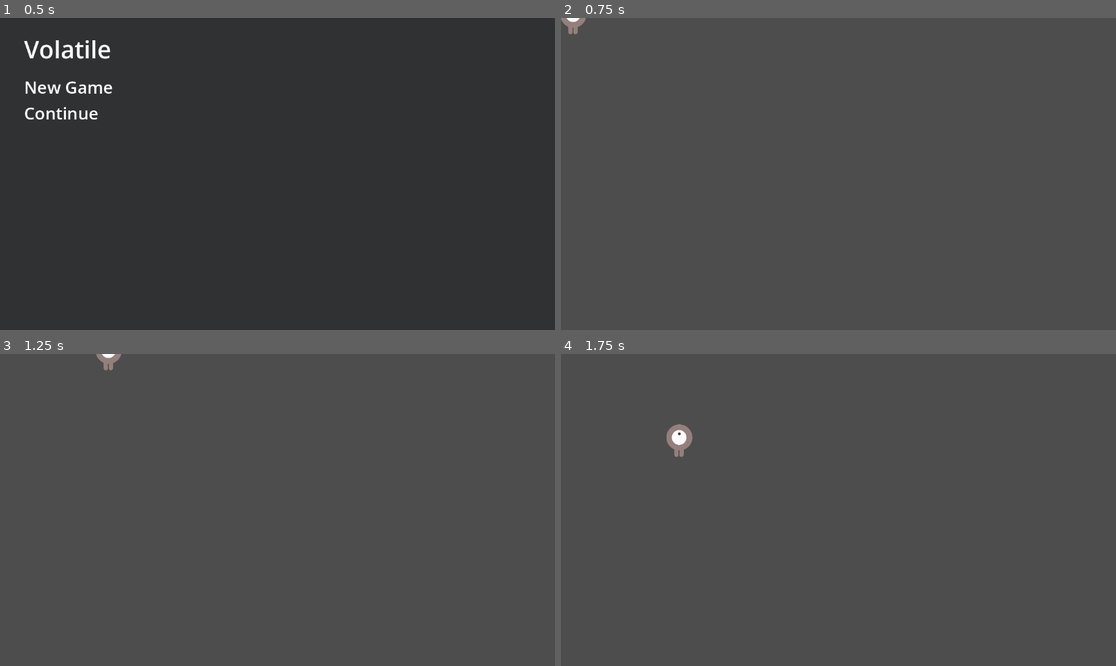
Above: before the commit, frames 1-4 (two rows, left to right).
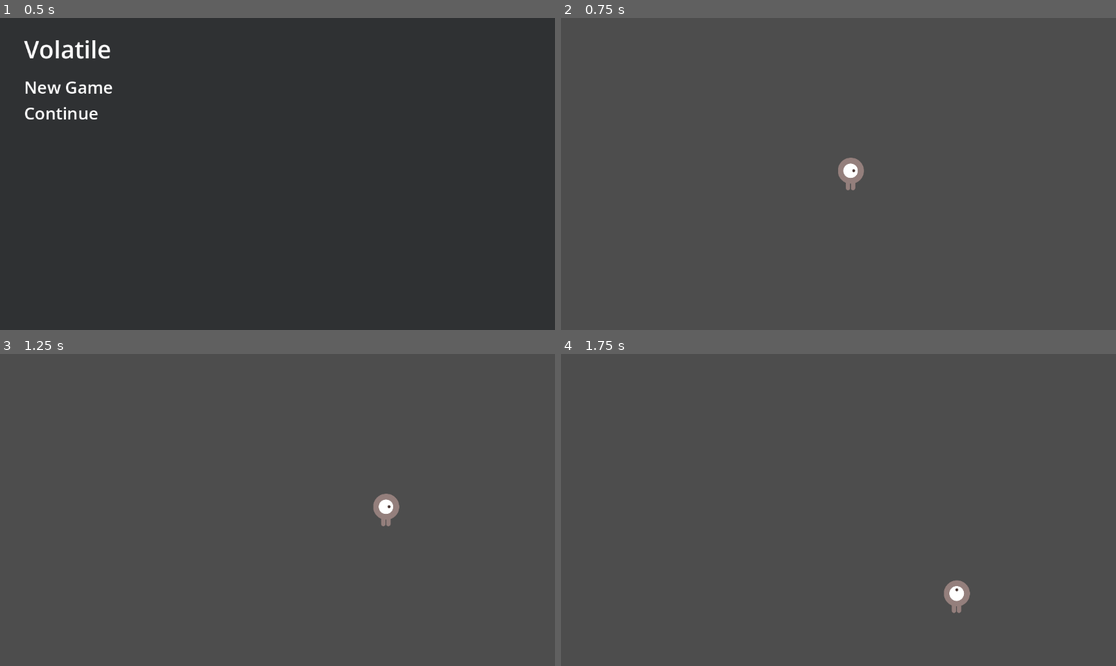
Above: after the commit, the same moments.

Repository: ioannoid/volatile-game-jam
Game: Godot game, scene res://main.tscn
Two runs of this game, one before a commit and one after it. Both use one fixed random seed, a clock stepped at 60 frames per second and the inputs below.
Inputs (mouse positions are in pixels of both pictures, inside the frame that each line leads up to):
- Up to frame 1 (0.5 s): no input
- Up to frame 2 (0.75 s): tap Enter at 0.5 s; move the mouse to (627, 86) at 0.52 s; hold D (move_right) from 0.53 s (still down); click (627, 86) at 0.67 s
- Up to frame 3 (1.25 s): keep holding D (move_right)
- Up to frame 4 (1.75 s): move the mouse to (727, 525) at 1.27 s; release D (move_right) at 1.28 s; hold S (move_down) from 1.28 s (still down)

Frame 1 is identical in both runs. In frame 2, 0.5% of the frame differs, in the area x 0-55%, y 0-56%; in frame 3, 0.5%; in frame 4, 0.7%, in the area x 19-74%, y 22-84%.

Commit message:
Fixed player pos

Diff:
--- a/game/Player.gd
+++ b/game/player.gd
@@ -5,6 +5,8 @@
 # Called when the node enters the scene tree for the first time.
 func _ready():
 	screen_size = get_viewport_rect().size
+	position.x = screen_size.x / 2;
+	position.y = screen_size.y / 2;
 
 func start(pos):
 	position = pos
